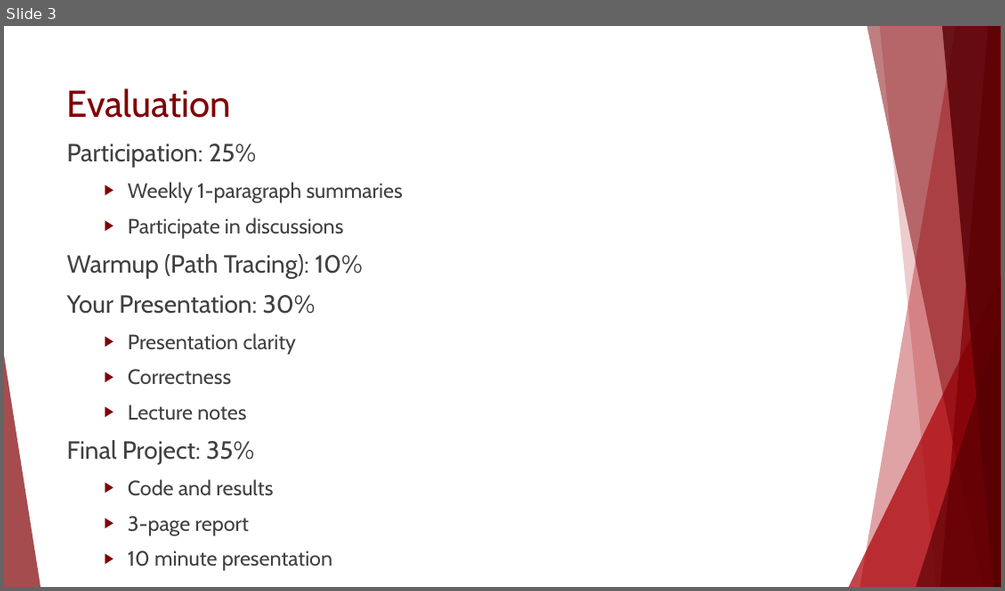
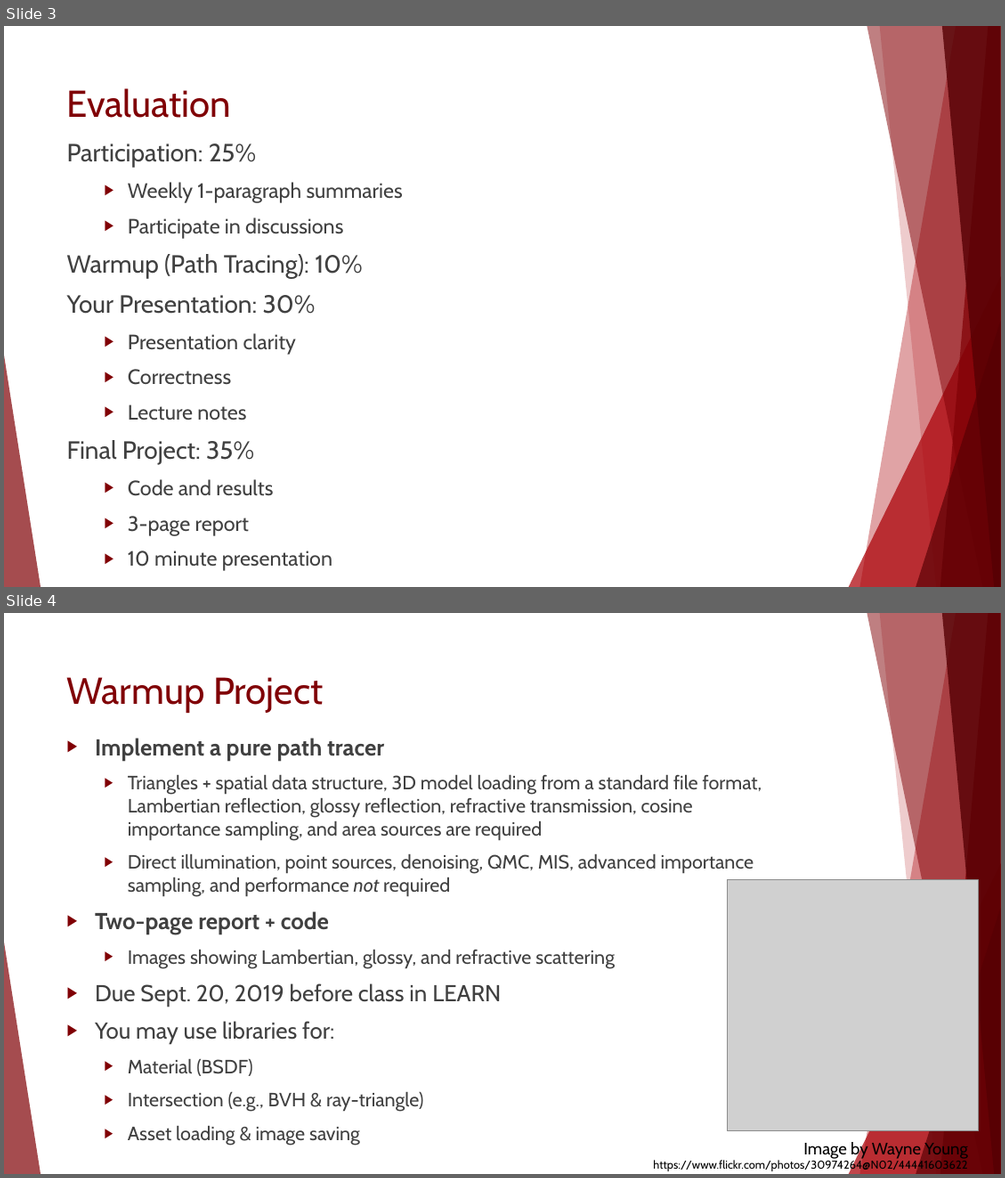
Before and after one commit to morgan3d/advanced-ray-tracing-course, a slide deck: welcome.pptx. Shown one above the other, each under a label of ours: slide 3 before the commit, slides 3 and 4 after it. The pictures are 1005x591 and 1005x1178 pixels, drawn with LibreOffice and Linux fonts; fonts in the diff are those of the drawing; grey boxes stand for pictures. Boxes give left, top, right and bottom in pixels: in the first picture for what was removed or moved away, otherwise in the second. Text is boxed around its words. In the diff, an @@ line names an element or a change of style, - is before the commit and + after.

```diff
--- a/welcome.pptx
+++ b/welcome.pptx
@@ slide 4 added at (4, 613, 1001, 1174), background #FFFFFF; not listed: 8 template elements that a slide beside it also shows @@
@@ title added at (67, 677, 323, 713), 36 pt, text #800005 @@
+Warmup Project
@@ text added at (95, 738, 762, 1145), 18.5 pt, text #404040 @@
+▶ Implement a pure path tracer
+  ▶ Triangles + spatial data structure, 3D model loading from a standard file format, Lambertian reflection, glossy reflection, refractive transmission, cosine importance sampling, and area sources are required
+  ▶ Direct illumination, point sources, denoising, QMC, MIS, advanced importance sampling, and performance not required
+▶ Two-page report + code
+  ▶ Images showing Lambertian, glossy, and refractive scattering
+▶ Due Sept. 20, 2019 before class in LEARN
+▶ You may use libraries for:
+  ▶ Material (BSDF)
+  ▶ Intersection (e.g., BVH & ray-triangle)
+  ▶ Asset loading & image saving
@@ picture added at (727, 880, 979, 1131) @@
@@ text added at (653, 1140, 968, 1172), 11 pt, text #000000 @@
+Image by Wayne Young
+https://www.flickr.com/photos/30974264@N02/44441603622
```
Also in this commit, not shown: 3 other slides added, 2 other files.
